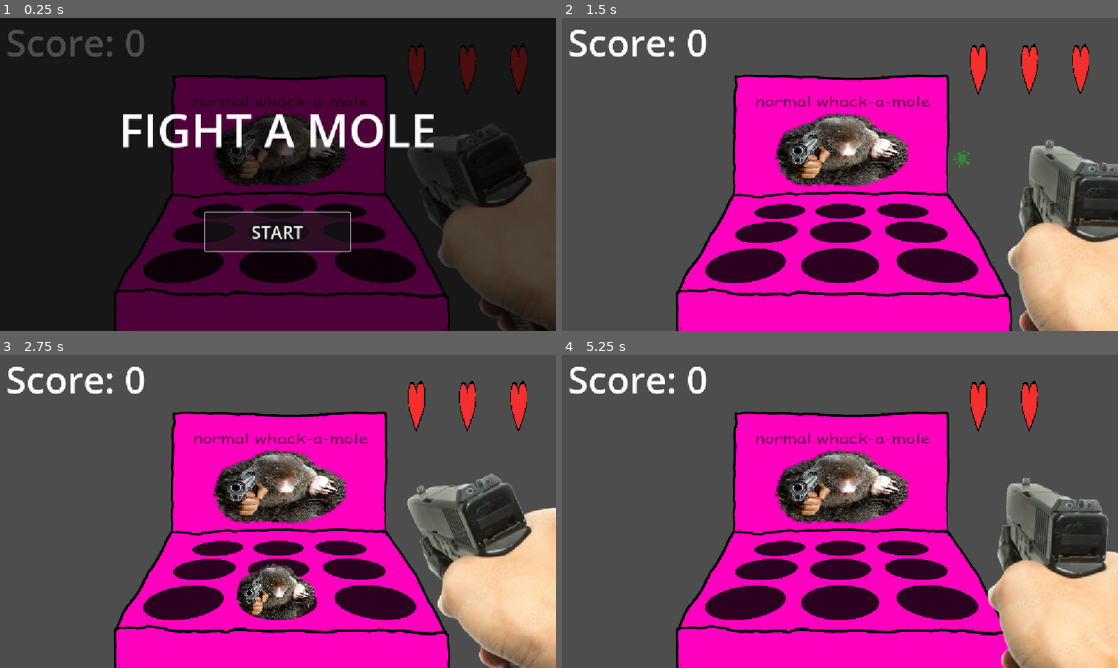
Above: before the commit, frames 1-4 (two rows, left to right).
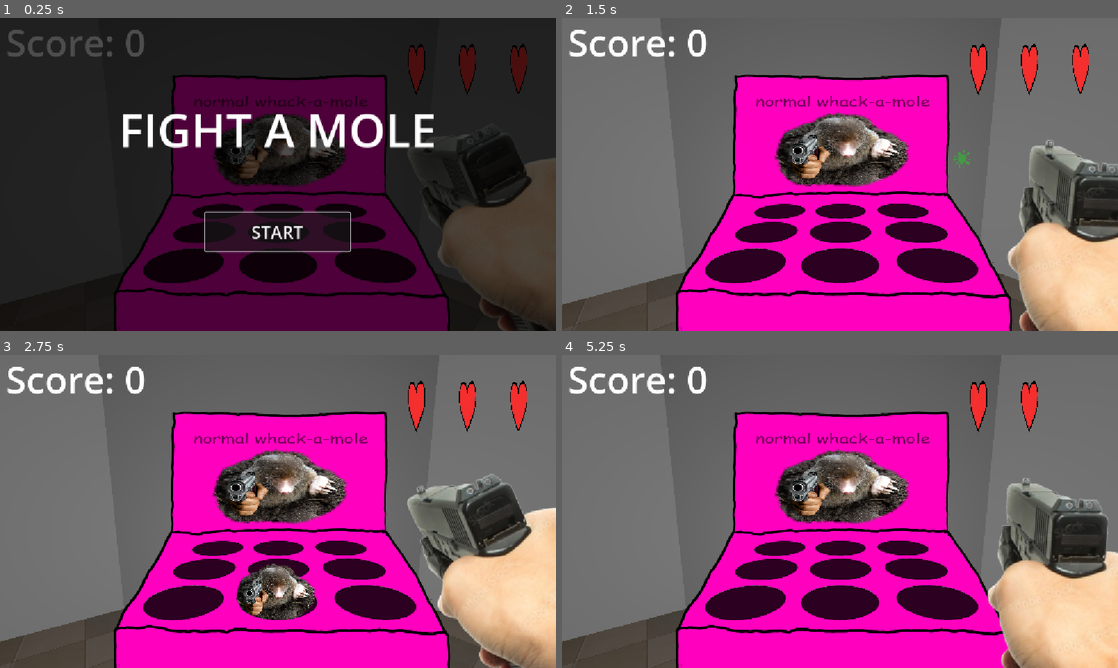
Above: after the commit, the same moments.

Repository: DaneyLmao/fight-a-mole
Game: Godot game, scene res://sprite_2d.tscn
The game is run twice, just before and just after one commit, with the same random seed, the same clock (stepped at 60 frames per second) and the same inputs.
Inputs (mouse positions are in pixels of both pictures, inside the frame that each line leads up to):
- Up to frame 1 (0.25 s): no input
- Up to frame 2 (1.5 s): click "START" at 0.5 s; tap Enter (ui_accept) at 1.25 s; move the mouse to (962, 158) at 1.27 s; hold Right (ui_right) from 1.28 s (still down); tap A (a) at 1.35 s; click (962, 158) at 1.42 s
- Up to frame 3 (2.75 s): tap Space (jump) at 1.52 s; tap D (d) at 1.55 s; release Right (ui_right) at 2 s; drag from (166, 527) to (278, 596) at 2.02 s
- Up to frame 4 (5.25 s): move the mouse to (895, 442) at 2.77 s; hold Right (ui_right) 2.78-3.5 s; tap S (s) at 2.85, 4.55 s; tap A (a) at 3.05 s; tap Enter (ui_accept) at 3.5, 5 s; drag from (812, 574) to (673, 464) at 3.52 s; move the mouse to (1006, 558) at 4.27 s; hold Left (ui_left) 4.28-5 s; tap D (d) at 4.35 s; tap Space (jump) at 4.52 s; drag from (673, 464) to (840, 596) at 5.02 s

The runs differ from the first frame. In frame 2, 32% of the frame differs, in the area x 0-100%, y 0-100%; in frame 3, 30%; in frame 4, 31%.

Commit message:
backdrop

Diff:
--- a/3D.tscn
+++ b/3D.tscn
@@ -7,7 +7,6 @@
 [ext_resource type="Texture2D" uid="uid://d3nvyfinmr3w5" path="res://1000_F_529266429_1atYi9eEHoiYmlQwSJyNGObrrH9I5NOs-removebg-preview.png" id="4_nhkuo"]
 [ext_resource type="Script" uid="uid://blax5p7bqirbx" path="res://tracker3d.gd" id="5_vwhn5"]
 [ext_resource type="Texture2D" uid="uid://dv747ov6fcrsg" path="res://addons/JehenoAdvancedFirstPersonController/PlayerCharacter/HUD/crosshair.png" id="6_01ym8"]
-[ext_resource type="ArrayMesh" uid="uid://cke4ujpll0utr" path="res://tinker.obj" id="8_160f7"]
 
 [sub_resource type="StandardMaterial3D" id="StandardMaterial3D_jkk2y"]
 albedo_texture = ExtResource("2_jltlb")
@@ -146,7 +145,7 @@
 metadata/_edit_group_ = true
 
 [node name="Roof2" type="CSGBox3D" parent="Room" unique_id=898635672]
-transform = Transform3D(17.109276, 0, 0, 0, 0.9999998, 0, 0, 0, 16.679964, -16.661722, 102.58161, -15.864001)
+transform = Transform3D(17.109274, 0, 0, 0, 0.9999998, 0, 0, 0, 16.679962, -16.661612, 102.58161, -15.863898)
 use_collision = true
 material = SubResource("StandardMaterial3D_jltlb")
 metadata/_edit_group_ = true
@@ -190,7 +189,7 @@
 [node name="Player" type="Node3D" parent="." unique_id=1621682166]
 
 [node name="CharacterBody3D" type="CharacterBody3D" parent="Player" unique_id=44594975]
-transform = Transform3D(1, 0, 0, 0, 1, 0, 0, 0, 1, 0.07940149, 6.3056207, -17.642273)
+transform = Transform3D(1, 0, 0, 0, 1, 0, 0, 0, 1, -15.370521, 6.3056207, -15.762724)
 script = ExtResource("3_jkk2y")
 
 [node name="CollisionShape3D" type="CollisionShape3D" parent="Player/CharacterBody3D" unique_id=1620041743]
@@ -236,8 +235,4 @@
 
 [node name="MeshInstance3D" type="MeshInstance3D" parent="." unique_id=1642843570]
 transform = Transform3D(0.022943057, -0.03276608, -1.4322509e-09, 0, -1.7484555e-09, 0.04, -0.03276608, -0.022943057, -1.0028729e-09, -21.03, 0, -12.229)
-HEAD
-gi_mode = 2
 gi_lightmap_texel_scale = 16.0
-7a7a9be1ed227f47c7b2c8918fa8e0a951c63bf6
-mesh = ExtResource("8_160f7")
--- a/sprite_2d.tscn
+++ b/sprite_2d.tscn
@@ -1,5 +1,6 @@
 [gd_scene format=3 uid="uid://c1f32rccug6fd"]
 
+[ext_resource type="Texture2D" uid="uid://d03kd5bhaypto" path="res://2d backdrop.png" id="1_75u5r"]
 [ext_resource type="Texture2D" uid="uid://d3nvyfinmr3w5" path="res://1000_F_529266429_1atYi9eEHoiYmlQwSJyNGObrrH9I5NOs-removebg-preview.png" id="1_f7cmv"]
 [ext_resource type="Texture2D" uid="uid://yfo001dc8x4e" path="res://mole machine 4.png" id="2_f166j"]
 [ext_resource type="Script" uid="uid://dqno1lvkmf7b1" path="res://Angel.gd" id="3_dbwip"]
@@ -31,8 +32,9 @@
 [node name="Node" type="Node" unique_id=1062756409]
 
 [node name="Background" type="Sprite2D" parent="." unique_id=1171308771]
-position = Vector2(577.5, 327.5)
-scale = Vector2(1.6887906, 1.4269911)
+position = Vector2(569.78723, 324)
+scale = Vector2(0.7503753, 0.63405085)
+texture = ExtResource("1_75u5r")
 
 [node name="MoleMachine(holesOnly)" type="Sprite2D" parent="." unique_id=314014585]
 position = Vector2(583, 431)
Binary file added: 2d backdrop.png
Not shown, added: 2d backdrop.png.import
